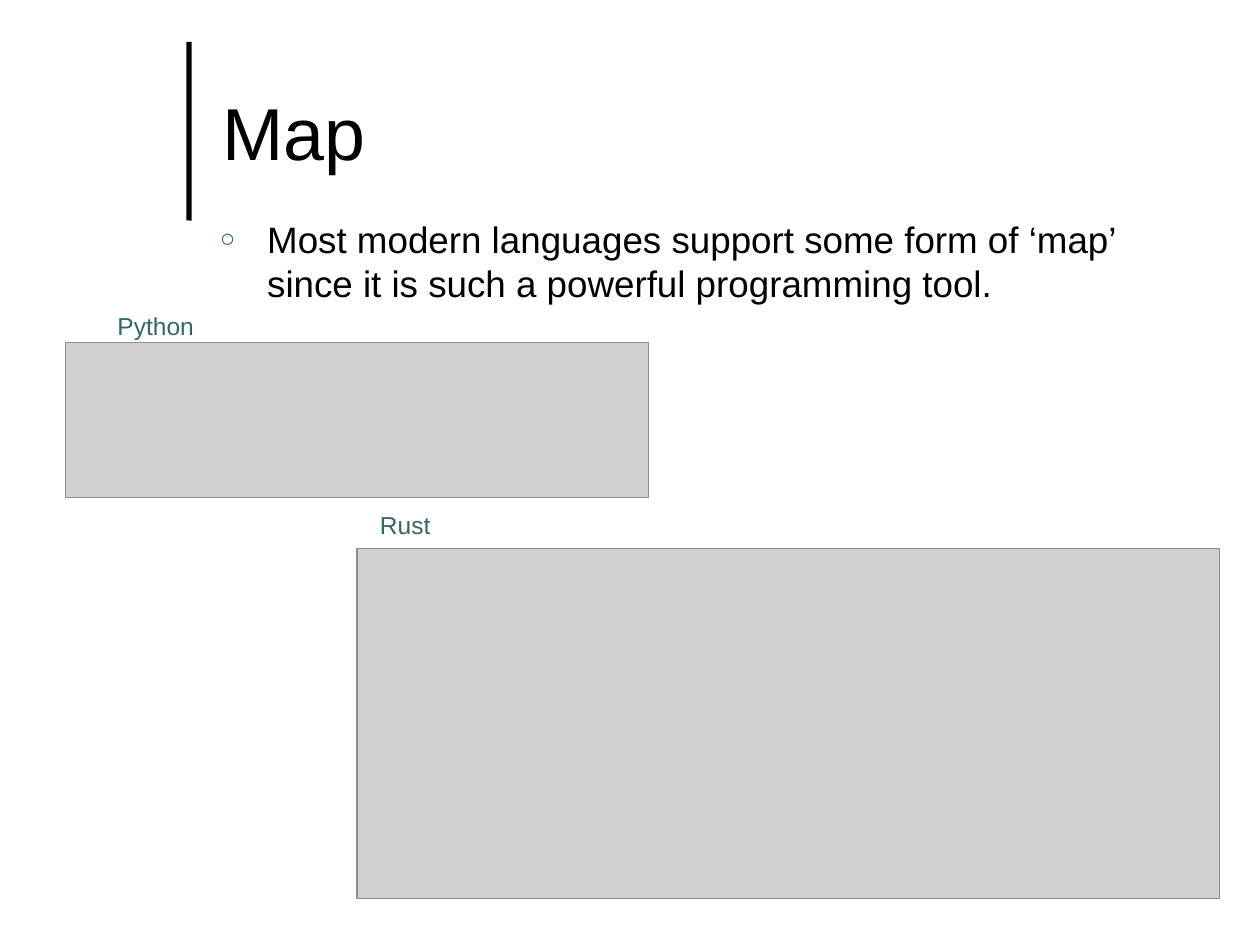
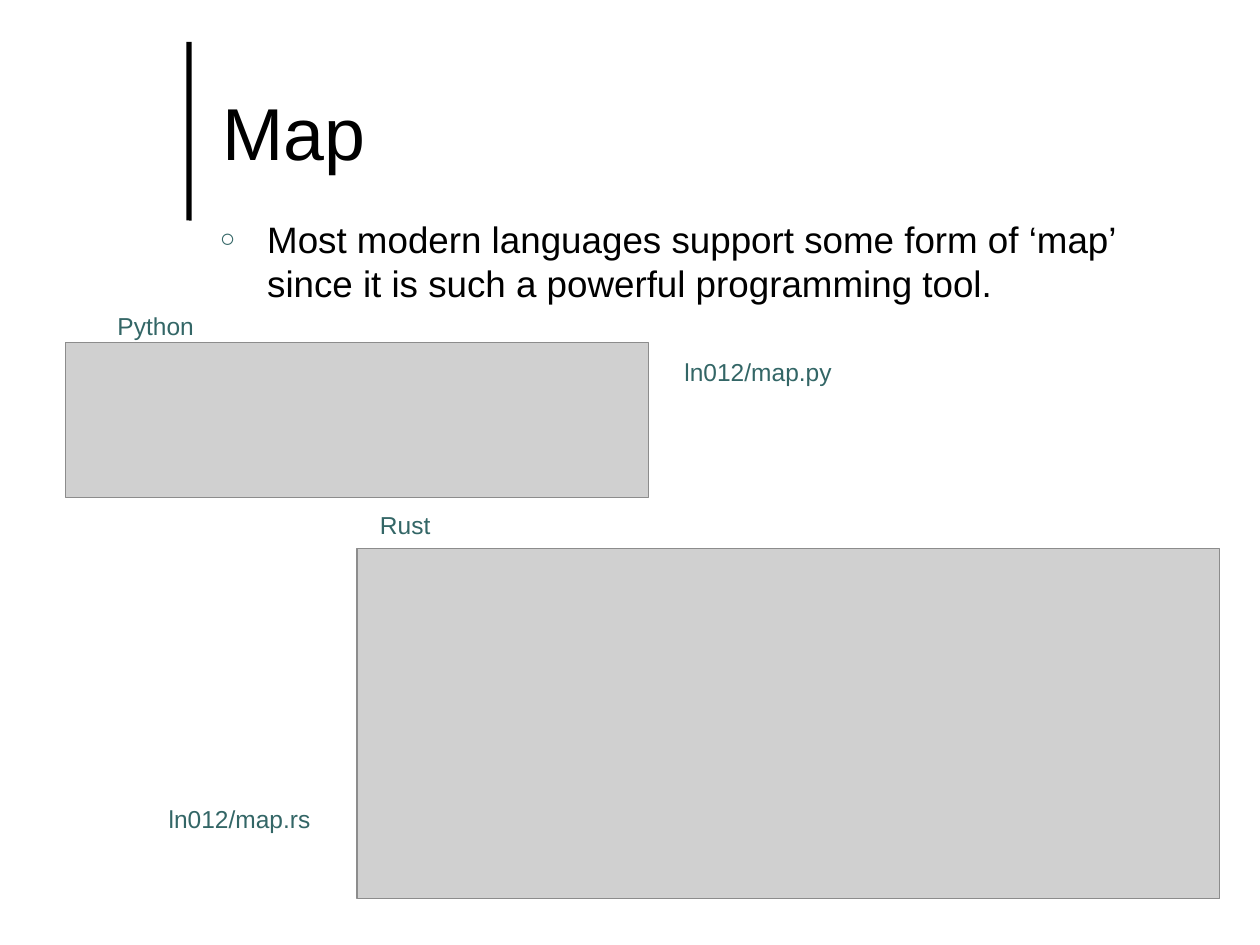
Before and after one commit to lutzhamel/CSC493, a slide deck: slide 10 of notes/csc493-ln012.pptx. Drawn at 1260x945 pixels with LibreOffice and Linux fonts; fonts in the diff are those of the drawing; grey boxes stand for pictures; background and template pictures are left out. Boxes give left, top, right and bottom in pixels: in the first picture for what was removed or moved away, otherwise in the second. Text is boxed around its words. In the diff, an @@ line names an element or a change of style, - is before the commit and + after.

```diff
--- a/notes/csc493-ln012.pptx
+++ b/notes/csc493-ln012.pptx
@@ text added at bbox=[684, 363, 831, 386], 14 pt, text #336666 @@
+ln012/map.py
@@ text added at bbox=[169, 810, 311, 833], 14 pt, text #336666 @@
+ln012/map.rs
```
Also in this commit, not shown: 5 other slides changed, 16 other files.
